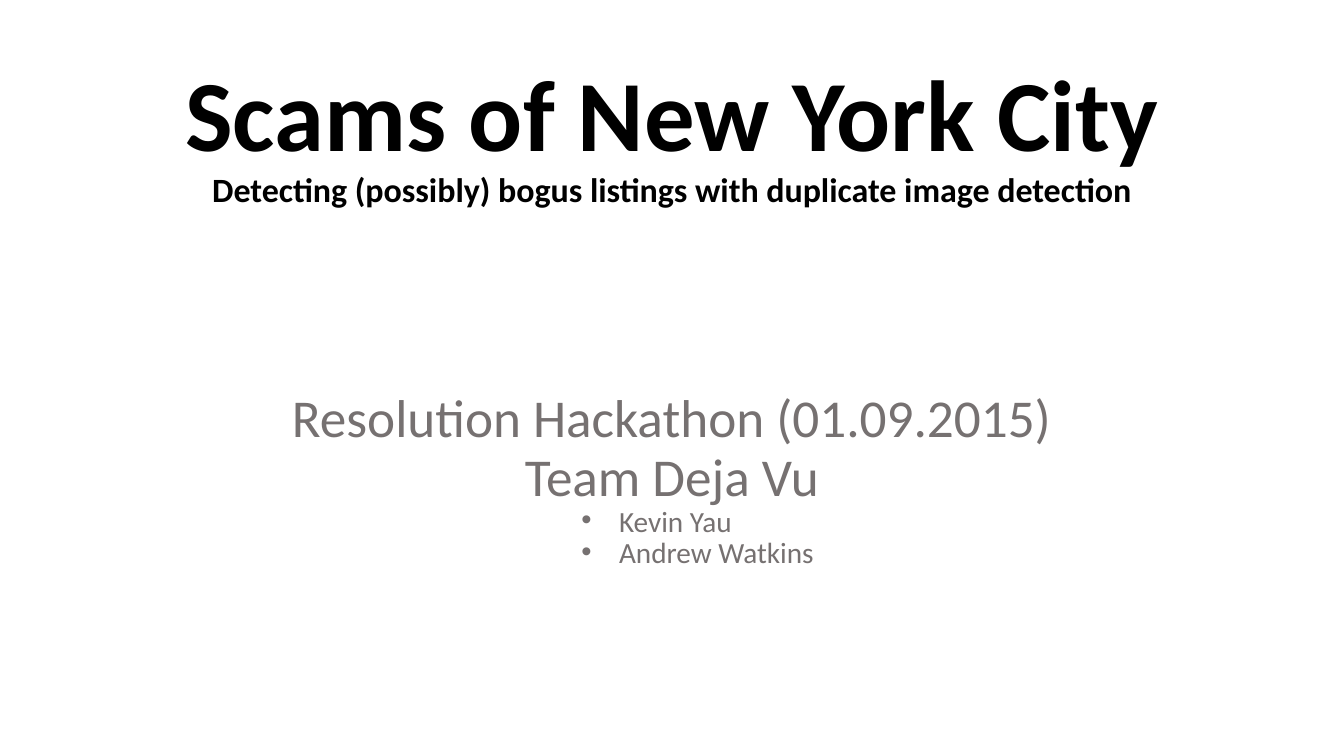
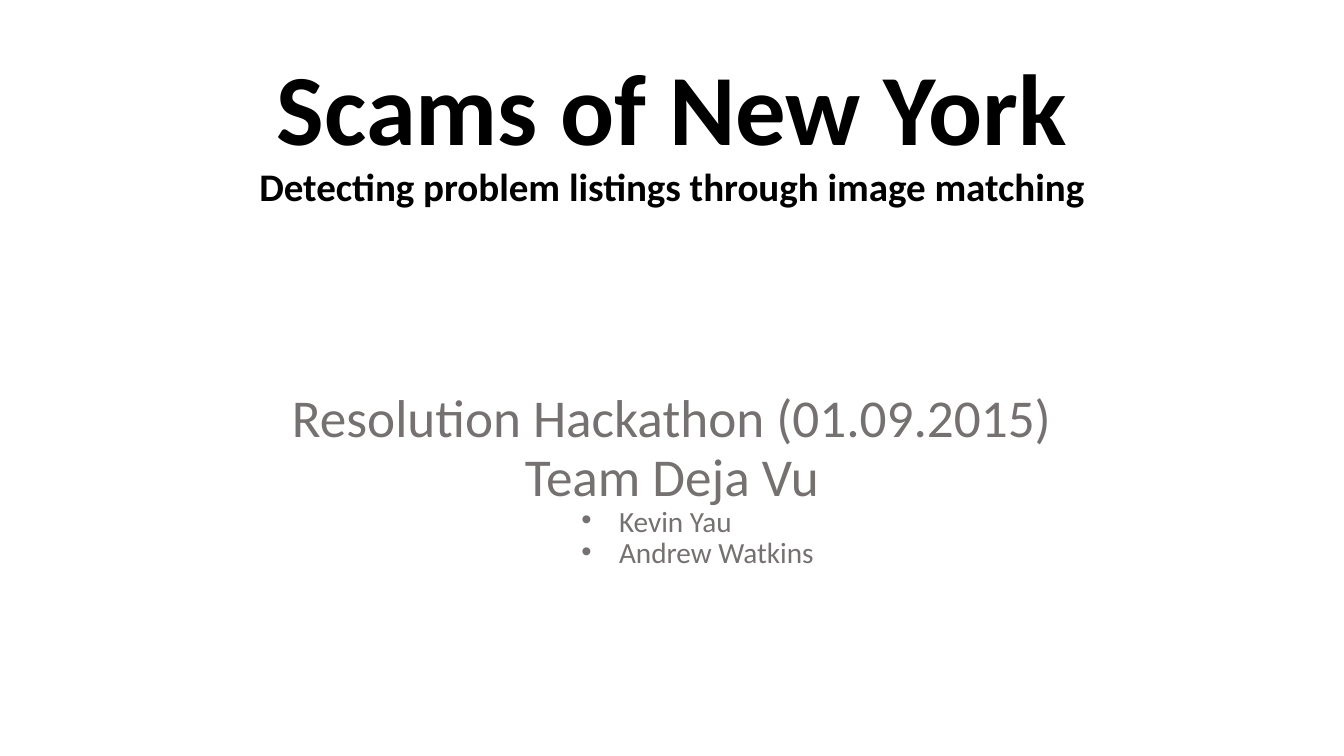
Before and after one commit to slartibardfarst/Hackathon0115, a slide deck: slide 1 of Scams of New York City.pptx. Drawn at 1344x756 pixels with LibreOffice and Linux fonts; fonts in the diff are those of the drawing. Boxes give left, top, right and bottom in pixels: in the first picture for what was removed or moved away, otherwise in the second. Text is boxed around its words. In the diff, an @@ line names an element or a change of style, - is before the commit and + after.

```diff
--- a/Scams of New York City.pptx
+++ b/Scams of New York City.pptx
@@ title at (259,74,1085,208): text changed; size 24.3 to 27.9 pt @@
-Scams of New York City
-Detecting (possibly) bogus listings with duplicate image detection
+Scams of New York
+Detecting problem listings through image matching
```
Also in this commit, not shown: 2 other slides changed, 2 other files.
